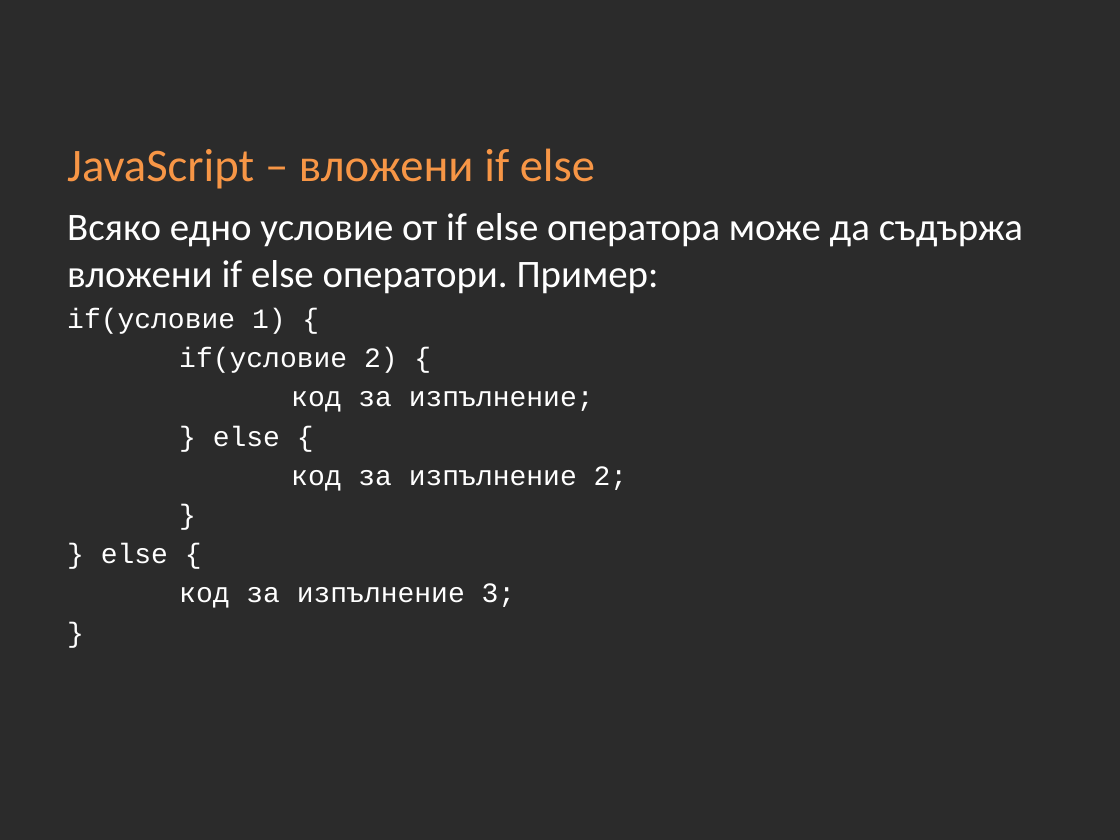
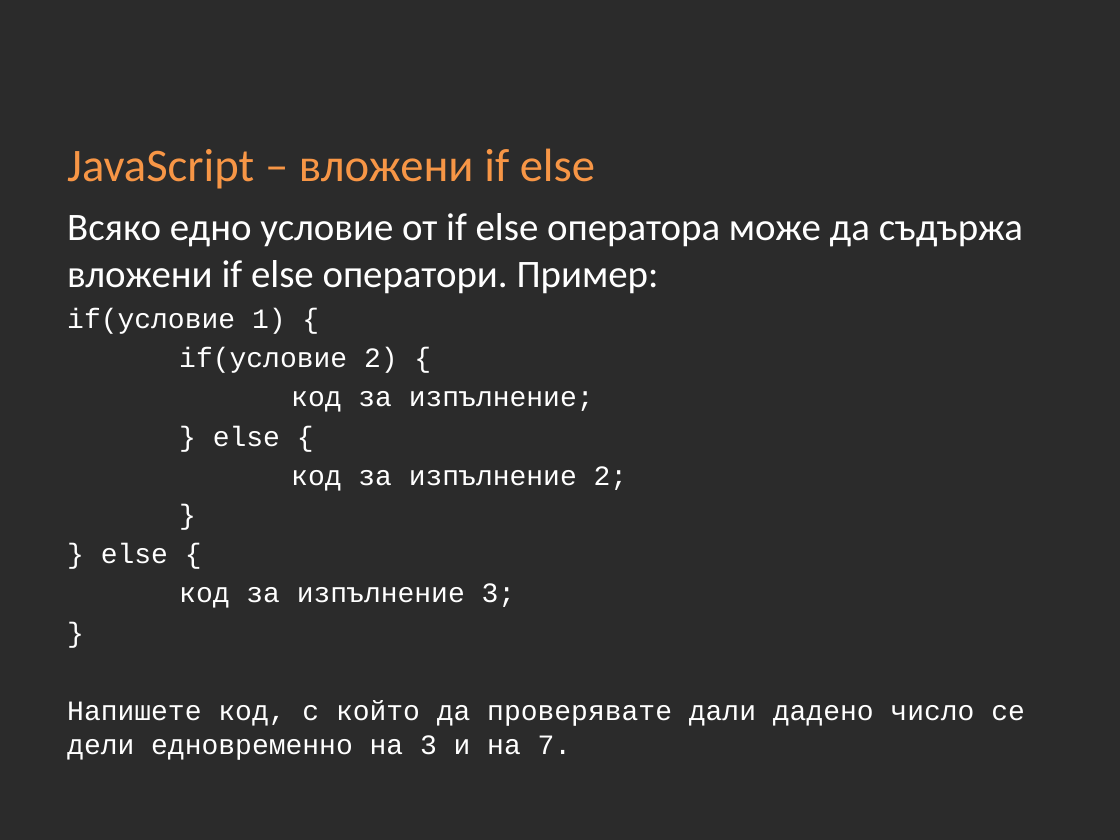
Before and after one commit to Academy-Soft-Intellect/Front-End-Course, a slide deck: slide 39 of 10-JavaScript-Basics.pptx. Drawn at 1120x840 pixels with LibreOffice and Linux fonts; fonts in the diff are those of the drawing; background and template pictures are left out; a plain dark background stands for a picture behind light text. Boxes give left, top, right and bottom in pixels: in the first picture for what was removed or moved away, otherwise in the second. Text is boxed around its words. In the diff, an @@ line names an element or a change of style, - is before the commit and + after.

```diff
--- a/10-JavaScript-Basics.pptx
+++ b/10-JavaScript-Basics.pptx
@@ text at (x1=67, y1=700, x2=1025, y2=760): paragraph added @@
+Напишете код, с който да проверявате дали дадено число се дели едновременно на 3 и на 7.
```
Also in this commit, not shown: 4 other slides changed, 11 slides added.
